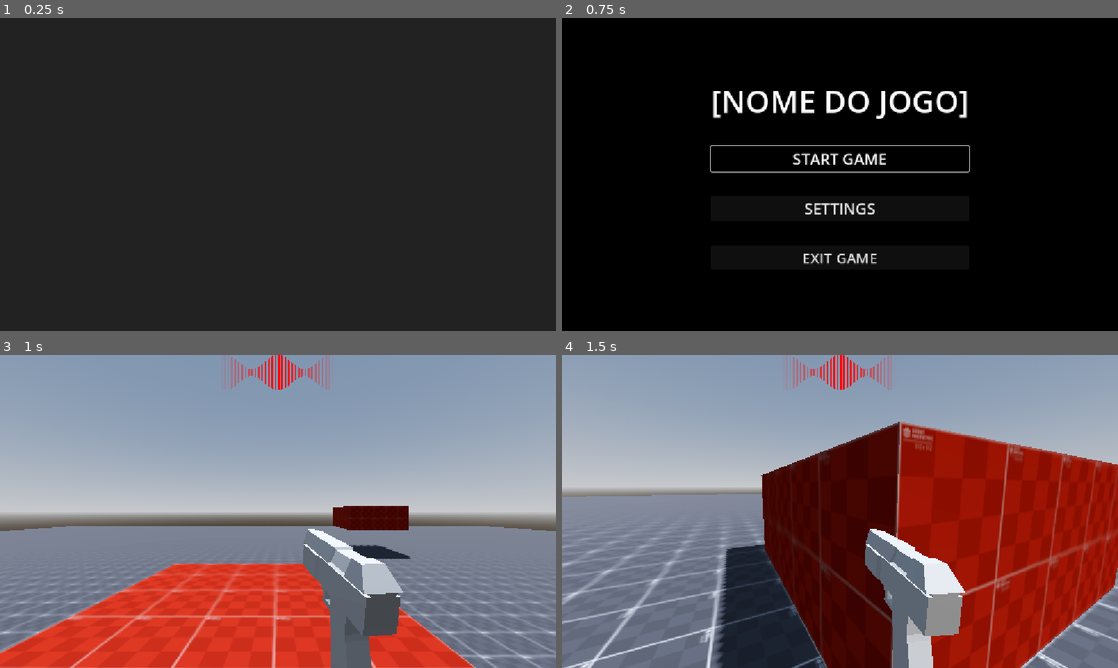
Above: before the commit, frames 1-4 (two rows, left to right).
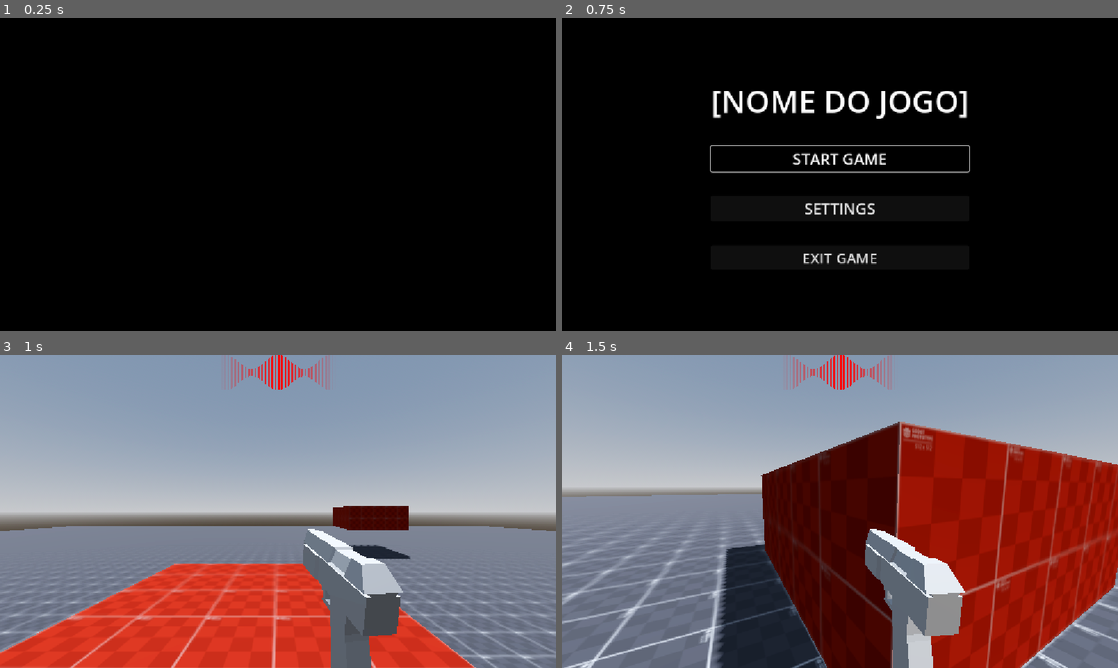
Above: after the commit, the same moments.

Repository: WasteIy/GameOff2025
Game: Godot game, scene res://Scenes/UI/splash_screens.tscn
Same seed, same stepped clock (60 frames per second), same inputs: the game is played once before the commit and once after it. This scene is started directly instead of the project's main scene.
Inputs (mouse positions are in pixels of both pictures, inside the frame that each line leads up to):
- Up to frame 1 (0.25 s): no input
- Up to frame 2 (0.75 s): tap Enter at 0.5 s; move the mouse to (962, 158) at 0.52 s; hold D (move_right) from 0.53 s (still down); hold Ctrl (crouch) from 0.53 s (still down); click (962, 158) at 0.67 s
- Up to frame 3 (1 s): keep holding D (move_right); keep holding Ctrl (crouch); tap Space (jump) at 0.77 s
- Up to frame 4 (1.5 s): move the mouse to (812, 511) at 1.27 s; release D (move_right) at 1.28 s; release Ctrl (crouch) at 1.28 s; hold W (move_forward) from 1.28 s (still down); tap Shift (run) at 1.35 s

The runs differ from the first frame. In frame 1, 100% of the frame differs, in the area x 0-100%, y 0-100%; in frame 2, nothing differs; in frame 3, nothing differs; in frame 4, nothing differs.

Commit message:
Add Second Splash Screen

Diff:
--- a/Scenes/UI/splash_screens.tscn
+++ b/Scenes/UI/splash_screens.tscn
@@ -1,8 +1,9 @@
-[gd_scene load_steps=4 format=3 uid="uid://x5eoad7jidfu"]
+[gd_scene load_steps=5 format=3 uid="uid://x5eoad7jidfu"]
 
 [ext_resource type="Script" uid="uid://b0qic5j44neyk" path="res://Scenes/UI/splash_screens.gd" id="1_17qai"]
 [ext_resource type="PackedScene" uid="uid://clt6mn766fc23" path="res://Scenes/UI/Menu/main_menu.tscn" id="2_lckrs"]
 [ext_resource type="Texture2D" uid="uid://bygyviue11fq5" path="res://Assets/Images/logo_large_color_dark.png" id="2_rmqrp"]
+[ext_resource type="Texture2D" uid="uid://be3wgm6g7uj4d" path="res://Assets/Images/INOVAgames (2)_page-0001.jpg" id="4_lckrs"]
 
 [node name="Splash Screens" type="Control"]
 layout_mode = 3
@@ -21,7 +22,7 @@
 anchor_bottom = 1.0
 grow_horizontal = 2
 grow_vertical = 2
-color = Color(0.13319641, 0.13319641, 0.13319638, 1)
+color = Color(0, 0, 0, 1)
 
 [node name="CenterContainer" type="CenterContainer" parent="."]
 layout_mode = 1
@@ -29,9 +30,9 @@
 anchor_right = 1.0
 anchor_bottom = 1.0
 offset_left = 195.0
-offset_top = 165.0
+offset_top = 79.0
 offset_right = 1576.0
-offset_bottom = 541.0
+offset_bottom = 994.0
 grow_horizontal = 2
 grow_vertical = 2
 scale = Vector2(0.3, 0.3)
@@ -42,4 +43,4 @@
 
 [node name="Screen2" type="TextureRect" parent="CenterContainer"]
 layout_mode = 2
-texture = ExtResource("2_rmqrp")
+texture = ExtResource("4_lckrs")
Binary file added: Assets/Images/INOVAgames (2)_page-0001.jpg
Not shown, added: Assets/Images/INOVAgames (2)_page-0001.jpg.import
